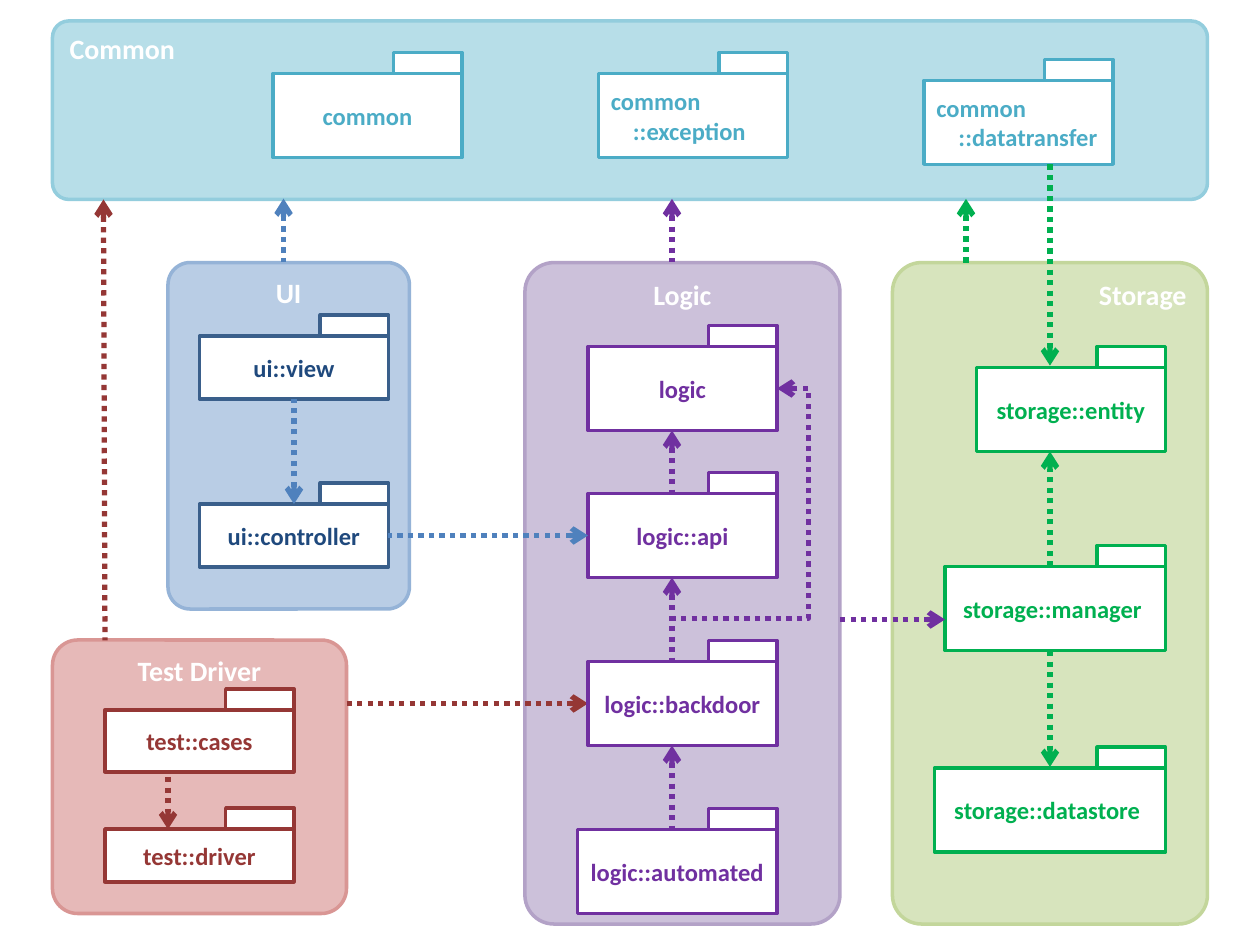
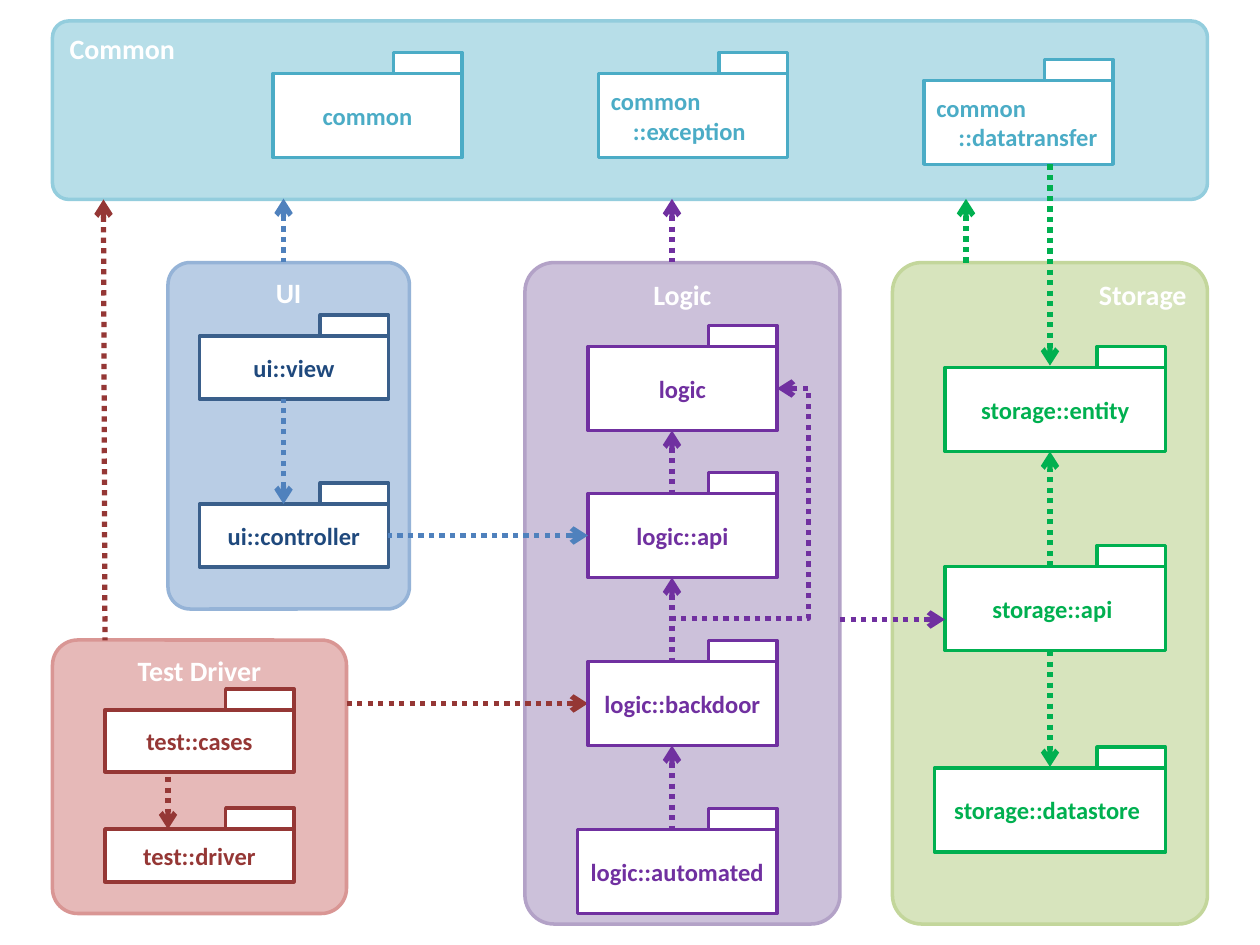
Before and after one commit to TEAMMATES/teammates, a slide deck: slide 1 of doc/diagrams/packageDiagram.pptx. Drawn at 1260x945 pixels with LibreOffice and Linux fonts; fonts in the diff are those of the drawing. Boxes give left, top, right and bottom in pixels: in the first picture for what was removed or moved away, otherwise in the second. Text is boxed around its words. In the diff, an @@ line names an element or a change of style, - is before the commit and + after.

Commit message:
tweaked packgeDiagram to fix a typo
Former-commit-id: d7086e86623277064615a95ece9f73230558ad2f
Former-commit-id: 441aeafb62a9a9cc2f30986f21c96cbd88119a3c
Former-commit-id: d30b4718c77d1c6e6642e4949027d636641b6be0

```diff
--- a/doc/diagrams/packageDiagram.pptx
+++ b/doc/diagrams/packageDiagram.pptx
@@ rectangle "storage::entity": place and size @@
-rectangle "storage::entity" at [976,368,1166,452]
+rectangle "storage::entity" at [945,368,1166,452]
@@ arrow moved from (294, 504) - (294, 399) to (284, 504) - (284, 399) @@
@@ text in rectangle at [992,601,1112,622]: text changed @@
-storage::manager
+storage::api
```
